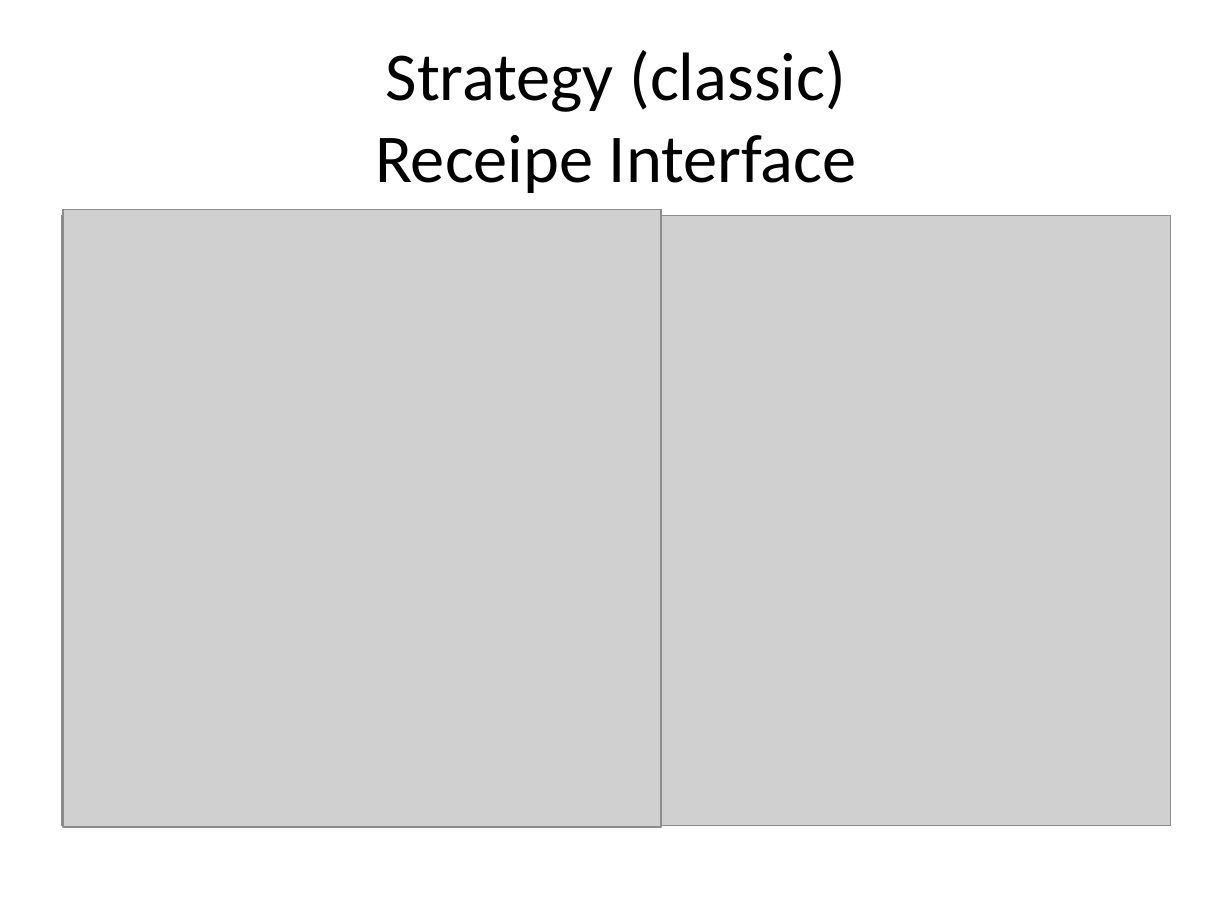
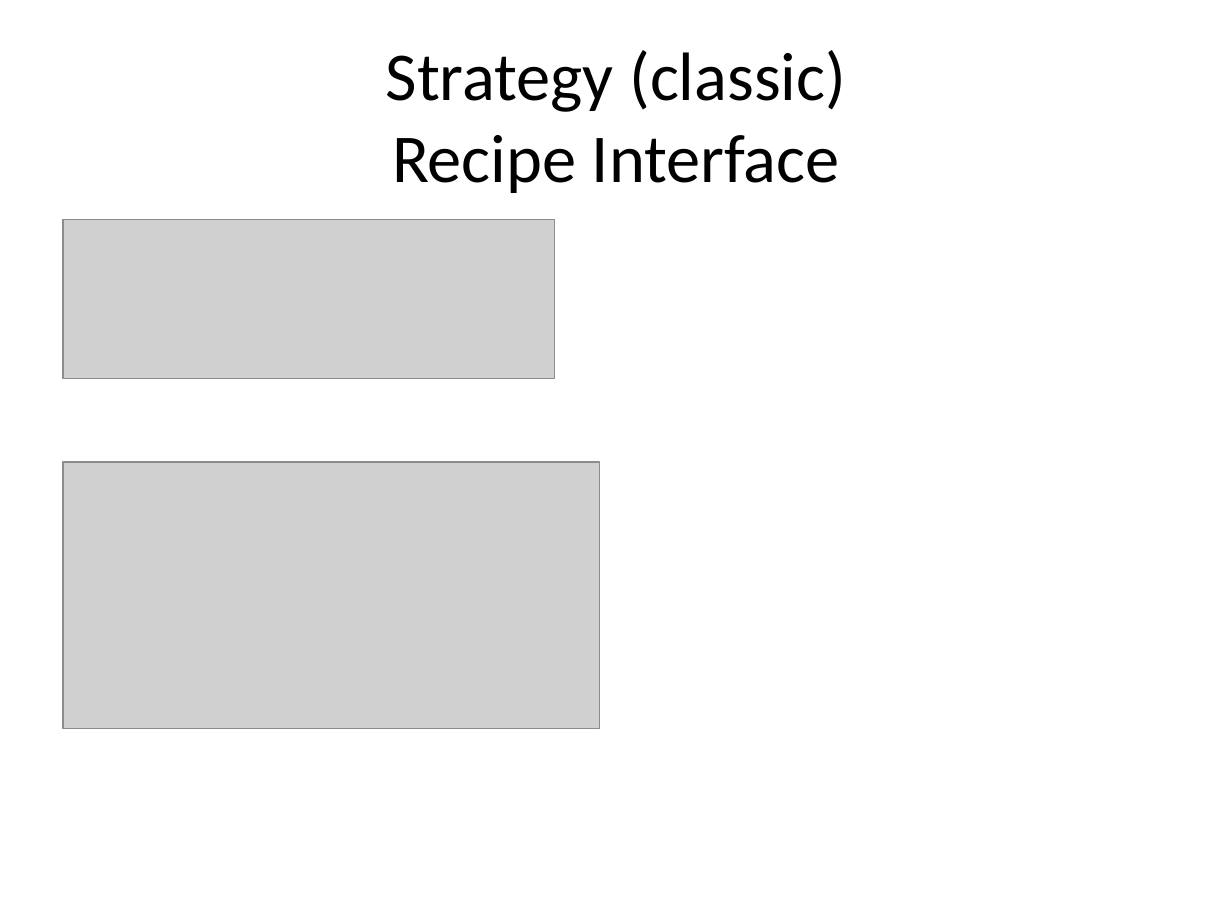
Before and after one commit to kamyu104/GofPatterns, a slide deck: slide 12 of Effective patterns.ppt (slide 9 before the commit). Drawn at 1232x924 pixels with LibreOffice and Linux fonts; fonts in the diff are those of the drawing; grey boxes stand for pictures. Boxes give left, top, right and bottom in pixels: in the first picture for what was removed or moved away, otherwise in the second. Text is boxed around its words. In the diff, an @@ line names an element or a change of style, - is before the commit and + after.

```diff
--- a/Effective patterns.ppt
+++ b/Effective patterns.ppt
@@ title at (x1=386, y1=50, x2=846, y2=193): text changed @@
-Strategy (classic)
-Receipe Interface
+Strategy (classic)
+Recipe Interface
@@ picture removed at (x1=62, y1=216, x2=1170, y2=825) @@
@@ picture added at (x1=63, y1=219, x2=554, y2=378) @@
@@ picture resized from (x1=63, y1=209, x2=660, y2=827) to (x1=63, y1=462, x2=599, y2=729) @@
```
Also in this commit, not shown: 56 other slides changed, 4 slides added, 10 slides removed, 1 other file.
